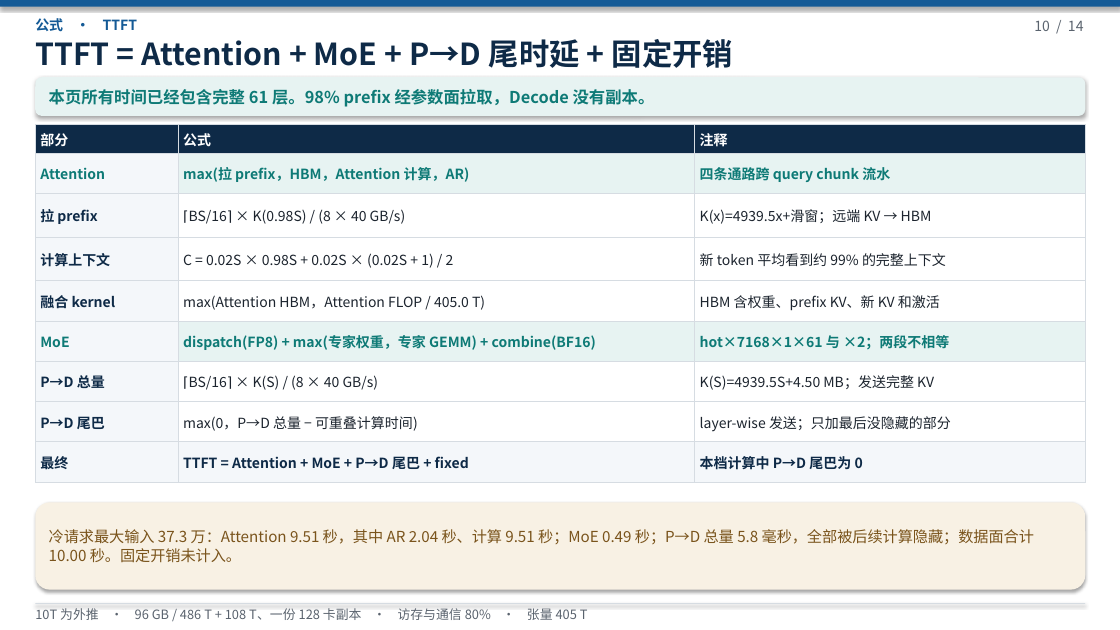
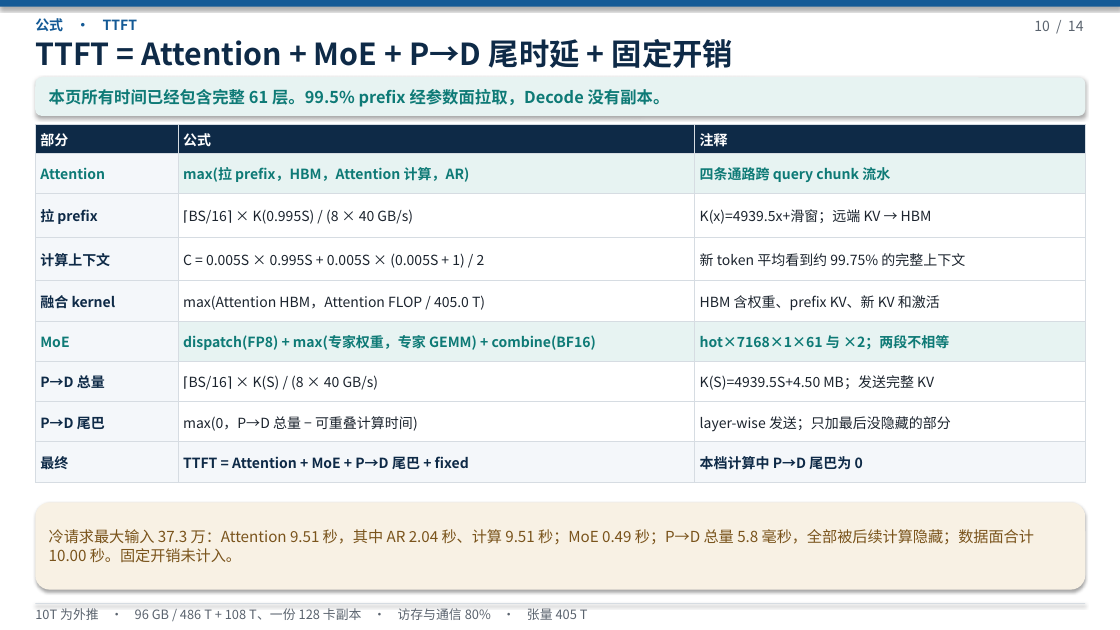
Before and after one commit to 69515164-rgb/UCL-MPComm, a slide deck: slide 10 of docs/deepseek-96g-slo.pptx. Drawn at 1120x630 pixels with LibreOffice and Linux fonts; fonts in the diff are those of the drawing. Boxes give left, top, right and bottom in pixels: in the first picture for what was removed or moved away, otherwise in the second. Text is boxed around its words. In the diff, an @@ line names an element or a change of style, - is before the commit and + after.

```diff
--- a/docs/deepseek-96g-slo.pptx
+++ b/docs/deepseek-96g-slo.pptx
@@ text at (49,89,670,107): text changed @@
-本页所有时间已经包含完整 61 层。98% prefix 经参数面拉取，Decode 没有副本。
+本页所有时间已经包含完整 61 层。99.5% prefix 经参数面拉取，Decode 没有副本。
@@ table at (35,124,1086,482) @@
-row 3, column 2: ⌈BS/16⌉ × K(0.98S) / (8 × 40 GB/s)
+row 3, column 2: ⌈BS/16⌉ × K(0.995S) / (8 × 40 GB/s)
-row 4, column 2: C = 0.02S × 0.98S + 0.02S × (0.02S + 1) / 2
+row 4, column 2: C = 0.005S × 0.995S + 0.005S × (0.005S + 1) / 2
-row 4, column 3: 新 token 平均看到约 99% 的完整上下文
+row 4, column 3: 新 token 平均看到约 99.75% 的完整上下文
```
Also in this commit, not shown: 5 other slides changed, 2 other files.
